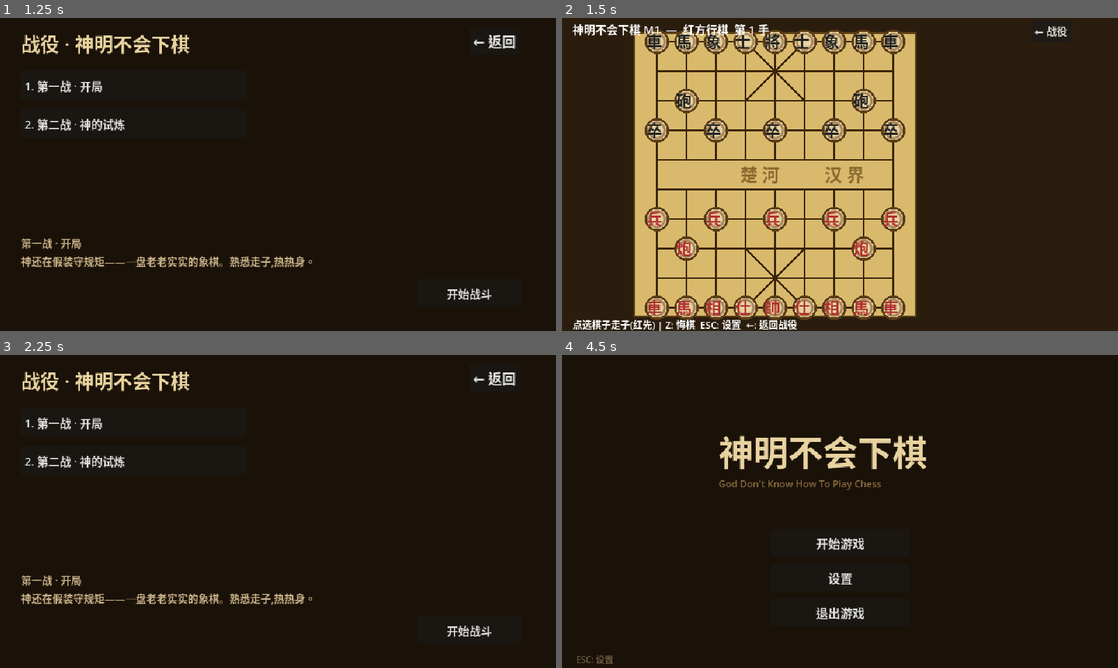
Above: before the commit, frames 1-4 (two rows, left to right).
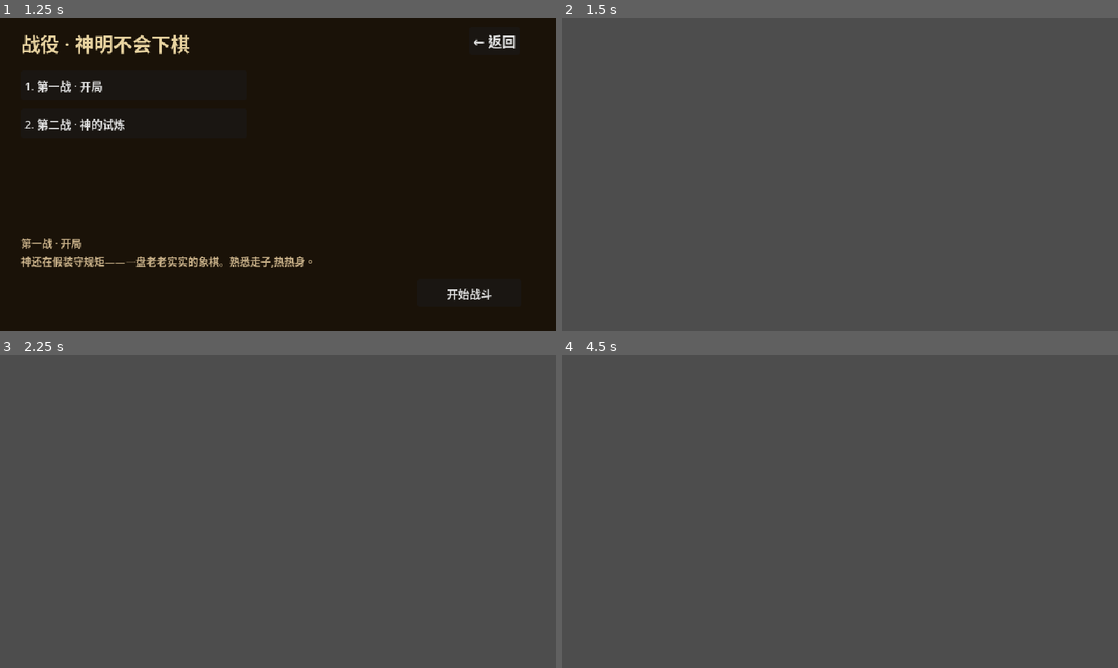
Above: after the commit, the same moments.

Repository: Ryu-Lee/GodDonotKnowHowToPlayChess
Game: Godot game, scene res://presentation/main.tscn
Same seed, same stepped clock (60 frames per second), same inputs: the game is played once before the commit and once after it.
Inputs (mouse positions are in pixels of both pictures, inside the frame that each line leads up to):
- Up to frame 1 (1.25 s): click "开始游戏" at 0.5 s
- Up to frame 2 (1.5 s): click "开始战斗" at 1.25 s
- Up to frame 3 (2.25 s): click (489, 367) at 2 s, where only the run before the commit has a clickable "← 战役"
- Up to frame 4 (4.5 s): click (1029, 630) at 2.75 s, where only the run before the commit has a clickable "开始战斗"; click (1051, 367) at 3.5 s, where only the run before the commit has a clickable "← 战役"; click (1056, 376) at 4.25 s, where only the run before the commit has a clickable "← 返回"

Frame 1 is identical in both runs. In frame 2, 100% of the frame differs, in the area x 0-100%, y 0-100%; in frame 3, 100%; in frame 4, 100%.
Error after the commit: Parse Error: Identifier "player_faction" not declared in the current scope. (res://presentation/battle_screen.gd:184)

Commit message:
Fix tactics-piece attack lockup: loop AI actions until turn ends
Black tactics pieces (knight/archer/mage) that attack without moving
left the turn stuck on black, permanently locking the player out.

- battle_screen: AI follow-up loop until turn leaves black, with
  frame gaps for animation and re-entry protection
- ai_search: accept Match.acted so economy-exhausted actions are
  filtered from root moves (prevents rejected-action loops)
- match: pass_if_stuck() deadlock fallback; undo_until(faction) for
  standard "undo my last move" semantics
- match: replay fixes in _rebuild_turn_state() — derive starting turn
  from first action, refund attack damage in reverse, preserve
  captured refs across replay, don't re-trigger scenario events
- headless_test: regression test covering the full lockup chain

Co-Authored-By: Daedalus (GLM-5.3) <noreply@daedalus.com>

Diff:
--- a/engine/ai_search.gd
+++ b/engine/ai_search.gd
@@ -18,9 +18,12 @@
 	depth = d
 
 ## 选出当前方最佳行动(移动或攻击)。无行动返回 null。
-func pick_action(state: MatchState, rules: RuleSet, faction: String) -> Action:
+## acted:本回合已行动记录(Match.acted)——经济已耗尽的行动不再入选,
+## 否则 AI 连续应手时会反复挑已消费的攻击,submit 拒绝 => 死循环。
+func pick_action(state: MatchState, rules: RuleSet, faction: String,
+		acted: Dictionary = {}) -> Action:
 	nodes = 0
-	var acts := _root_actions(state, rules, faction)
+	var acts := _root_actions(state, rules, faction, acted)
 	if acts.is_empty():
 		return null
 	_sort_actions(state, acts)
@@ -92,11 +95,24 @@
 
 ## 根节点行动:走法过引擎合法性闸(不送将),保证 try_move 必被接受;
 ## 攻击由 Combat 生成即为合法(攻击不位移,无送将概念)。
-func _root_actions(state: MatchState, _rules: RuleSet, faction: String) -> Array[Action]:
+## acted:经济过滤——已移动棋子的走法与已攻击棋子的攻击剔除。
+func _root_actions(state: MatchState, _rules: RuleSet, faction: String,
+		acted: Dictionary = {}) -> Array[Action]:
 	var out: Array[Action] = []
-	out.append_array(MoveGen.all_legal_moves(state, faction))
+	var moved_ids := {}
+	var attacked_ids := {}
+	for pid in acted.keys():
+		var rec: Dictionary = acted[pid]
+		if rec.get("moved", false):
+			moved_ids[pid] = true
+		if rec.get("attacked", false):
+			attacked_ids[pid] = true
+	for mv in MoveGen.all_legal_moves(state, faction):
+		if not moved_ids.has(mv.piece.get_instance_id()):
+			out.append(mv)
 	for p in state.pieces:
-		if p.alive and p.faction == faction and p.type.action_economy == "tactics":
+		if p.alive and p.faction == faction and p.type.action_economy == "tactics" \
+				and not attacked_ids.has(p.get_instance_id()):
 			out.append_array(Combat.all_attacks(state, p))
 	return out
 
--- a/engine/match.gd
+++ b/engine/match.gd
@@ -118,6 +118,30 @@
 			out.append_array(legal_moves_for(p))
 	return out
 
+## 死锁兜底:当前方经济耗尽(如 tactics 棋子只攻击且无处可走)又无任何
+## 合法行动时,自动弃权过回合。返回 true = 已过手。
+func pass_if_stuck() -> bool:
+	if result != WinCond.Result.ONGOING:
+		return false
+	if not all_legal_actions(state.turn).is_empty():
+		return false
+	_pass_turn()
+	result = WinCond.evaluate(state, rules)
+	return true
+
+## 悔棋到指定阵营行动前:连续弹出直至重新轮到 faction
+## (AI 的应手与玩家的上一手一并撤销,标准"悔我上一手"语义)。
+## 返回是否弹出了行动。
+func undo_until(faction: String) -> bool:
+	var popped := false
+	while not history.is_empty():
+		if not undo_last():
+			break
+		popped = true
+		if state.turn == faction:
+			break
+	return popped
+
 # ---------------------------------------------------------------- 悔棋
 
 func undo_last() -> bool:
@@ -137,28 +161,43 @@
 	return true
 
 ## 重放历史恢复回合状态(悔棋后)。
-## limited 地形消费:重放前按原始消费记录逐条返还(否则重放会重复扣)。
+## limited 地形消费与攻击伤害:重放前按原始结算记录逐条逆序返还
+## (否则重放会重复扣通行次数 / 伤害翻倍)。
 func _rebuild_turn_state() -> void:
 	acted.clear()
-	state.turn = "red"
 	state.move_count = 0
+	state.full_rounds = 0   # 回放重计;_pass_turn 的副作用(神谕/倒计时)不重触发
 	# 逆序返还所有已消费的 limited 通行,重放时再按当下棋盘状态重新结算
 	for act in history:
 		if act.is_move():
 			MoveGen.refund_pass(state, act)
+	# 逆序返还攻击伤害(含反击;位置随 damage_log 复原,重放时再结算)
+	for i in range(history.size() - 1, -1, -1):
+		var a: Action = history[i]
+		if not a.is_move():
+			Combat.undo_attack(state, a)
 	var replayed: Array[Action] = history.duplicate()
 	history.clear()
+	# 起始回合 = 首个行动的阵营(悔棋可能弃掉红方全部行动,只剩黑方中途回合)
+	state.turn = replayed[0].piece.faction if not replayed.is_empty() else "red"
 	for act in replayed:
 		# 纯逻辑回放:不再校验,直接按经济结算
 		act.consumed_pass = false
 		if act.is_move():
+			# 被吃子已死仍占坐标:apply 会把 act.captured 覆写为 null
+			# (piece_at 跳过死子)=> 先存后还原,否则后续悔棋无法复活被吃子
+			var saved_captured := act.captured
 			MoveGen.apply(state, act)
+			act.captured = saved_captured
 			MoveGen.consume_pass(state, act)
 		else:
 			Combat.apply_attack(state, act)
 		history.append(act)
 		if _ends_turn(act.piece, act.kind):
-			_pass_turn()
+			# 纯翻面 + 回合计数(不走 _pass_turn:重放不重触发神谕/临时规则倒计时)
+			if state.turn == "black":
+				state.full_rounds += 1
+			state.turn = "black" if state.turn == "red" else "red"
 
 func notation_log() -> Array[String]:
 	var out: Array[String] = []
--- a/presentation/battle_screen.gd
+++ b/presentation/battle_screen.gd
@@ -179,6 +179,10 @@
 	if act == null:
 		act = game.try_move(piece, to_x, to_y)
 	_play_action_anim(act, from_x, from_y)
+	# 玩家侧死锁兜底:tactics 棋子攻击后己方再无任何合法行动(经济耗尽
+	# 且无处可走)=> 自动弃权过手,否则回合永远停在红方。
+	if game.state.turn == player_faction:
+		game.pass_if_stuck()
 	_bind()
 	_refresh()
 	_ai_move()
@@ -209,24 +213,39 @@
 	_ai_busy = true
 	_do_ai_move.call_deferred()
 
+## AI 应手循环:tactics 棋子"攻击后未移动"不结束回合,须继续应手直至
+## 回合交还红方。经济耗尽又无行动 => 引擎弃权兜底,防死锁。
+## _ai_busy 保持置位直至循环结束:期间玩家的悔棋/重打/落子被丢弃。
 func _do_ai_move() -> void:
 	await get_tree().process_frame
+	if ai == null or game == null:
+		_ai_busy = false
+		return
+	while game.result == WinCond.Result.ONGOING and game.state.turn == "black":
+		var act := ai.pick_action(game.state, game.rules, "black", game.acted)
+		if act == null:
+			game.pass_if_stuck()
+			break
+		var from_x := act.piece.x
+		var from_y := act.piece.y
+		var done: Action
+		if act.is_move():
+			done = game.try_move(act.piece, act.to_x, act.to_y)
+		else:
+			done = game.try_attack(act.piece, act.to_x, act.to_y, act.target)
+		if done == null:
+			# 经济闸拒绝(不应发生,根行动已过滤):弃权防死循环
+			game.pass_if_stuck()
+			break
+		_play_action_anim(done, from_x, from_y)
+		_bind()
+		_refresh()
+		if game.state.turn == "black":
+			# 连续应手之间隔一帧:演出逐手播放,且给重入检查留出时点
+			await get_tree().process_frame
+			if ai == null or game == null:
+				break
 	_ai_busy = false
-	if ai == null or game == null:
-		return
-	if game.result != WinCond.Result.ONGOING or game.state.turn != "black":
-		return
-	var act := ai.pick_action(game.state, game.rules, "black")
-	if act == null:
-		return
-	var from_x := act.piece.x
-	var from_y := act.piece.y
-	if act.is_move():
-		game.try_move(act.piece, act.to_x, act.to_y)
-	else:
-		game.try_attack(act.piece, act.to_x, act.to_y, act.target)
-	_play_action_anim(act, from_x, from_y)
-	_bind()
 	_refresh()
 
 # ---------------------------------------------------------------- 演出
@@ -298,7 +317,7 @@
 	if event is InputEventKey and event.pressed and not event.echo:
 		match event.keycode:
 			KEY_Z:
-				if game != null and game.undo_last():
+				if game != null and game.undo_until("red"):
 					board_view.reset_anims()   # 状态跳变:进行中的演出已无意义
 					_bind()
 					_refresh()
--- a/tools/headless_test.gd
+++ b/tools/headless_test.gd
@@ -52,6 +52,7 @@
 	_test_scenario()
 	_test_ai_search()
 	_test_ai_search_perf()
+	_test_tactics_turn_lockup()
 	print("=== Results: %d passed, %d failed ===" % [pass_count, fail_count])
 
 # ---------------------------------------------------------------- 测试用例
@@ -627,3 +628,58 @@
 	_check(ms < 2000, "depth-2 full-board search under 2s (took %d ms)" % ms)
 	_check(ai.nodes <= AISearch.NODE_CAP, "node cap respected (%d nodes)" % ai.nodes)
 	print("  ...depth=2 nodes=%d time=%dms" % [ai.nodes, ms])
+
+# ---------------------------------------------------------------- M1 战术回合死锁回归
+
+## 复现 bug:黑 tactics 棋子只攻击未移动 => 回合停在黑方,玩家被锁死。
+## 覆盖:经济过滤的 AI 应手、pass_if_stuck 兜底、undo_until 回退。
+## 盘面构造:黑将 (4,0) 被己方士 (3,0),(5,0),(4,1),(3,2),(5,2) 围死
+## (士的斜线全被占/出宫 => 无一步可走),黑方唯一可动子 = 骑士 => AI 应手确定。
+func _test_tactics_turn_lockup() -> void:
+	print("[tactics turn lockup]")
+	var pack := _ruleops_with_fantasy()
+	var m := Match.new(pack["state"], pack["rules"], pack["piece_types"])
+	for p in m.state.pieces:
+		if not p.type.royal:
+			p.alive = false
+	var black_jiang := _piece(m.state, "black", 4, 0)
+	var red_jiang := _piece(m.state, "red", 4, 9)
+	_check(black_jiang != null and red_jiang != null, "both generals present")
+	for pos in [[3, 0], [5, 0], [4, 1], [3, 2], [5, 2]]:
+		m.state.pieces.append(Piece.new(m.piece_types["shi"], "black", pos[0], pos[1]))
+	var knight := Piece.new(m.piece_types["knight"], "black", 4, 8)
+	m.state.pieces.append(knight)
+	var red_shi := Piece.new(m.piece_types["shi"], "red", 4, 7)
+	m.state.pieces.append(red_shi)
+	_check(MoveGen.all_legal_moves(m.state, "black").all(
+		func(a: Action) -> bool: return a.piece == knight),
+		"knight is black's only mobile piece (deterministic AI pick)")
+	m.state.turn = "black"
+	# 1. 骑士近战攻击红士:士亡,反击无(象棋士无反击);回合停黑方(未移动)
+	var done := m.try_attack(knight, red_shi.x, red_shi.y, red_shi)
+	_check(done != null and not red_shi.alive and knight.alive,
+		"knight melee kills shi, no counter")
+	_check(m.state.turn == "black", "attack-only does not end turn (tactics)")
+	# 2. AI 应手:经济过滤后骑士攻击已消费 => 只能是骑士的移动
+	var ai := AISearch.new(2)
+	var act := ai.pick_action(m.state, m.rules, "black", m.acted)
+	_check(act != null and act.is_move() and act.piece == knight,
+		"AI follow-up is the knight's move (attack already spent)")
+	var done2 := m.try_move(act.piece, act.to_x, act.to_y)
+	_check(done2 != null, "follow-up move accepted")
+	_check(m.state.turn == "red", "turn returns to red after move+attack")
+	# 3. undo_until:从红方回合连续弹到红方行动前(攻击+移动一并撤销)
+	_check(m.undo_until("red"), "undo_until pops back to red turn")
+	_check(m.state.turn == "red", "still red turn after undo")
+	_check(red_shi.alive and red_shi.hp == 1, "shi revived with full hp")
+	_check(knight.x == 4 and knight.y == 8, "knight back at (4,8)")
+	# 4. pass_if_stuck:黑方经济耗尽且无任何行动 => 弃权过手(神谕换掉
+	#    困毙判负条件后的死锁兜底;此处换成 royal_captured 模拟)
+	m.rules.win_conditions.clear()
+	m.rules.win_conditions.append(RuleSet.WinCondition.from_dict(
+		{"id": "royal", "type": "royal_captured"}))
+	_check(not m.pass_if_stuck(), "red not stuck (jiang can move)")
+	knight.alive = false
+	m.state.turn = "black"
+	_check(m.pass_if_stuck(), "stuck black passes turn")
+	_check(m.state.turn == "red", "turn handed to red after pass")
